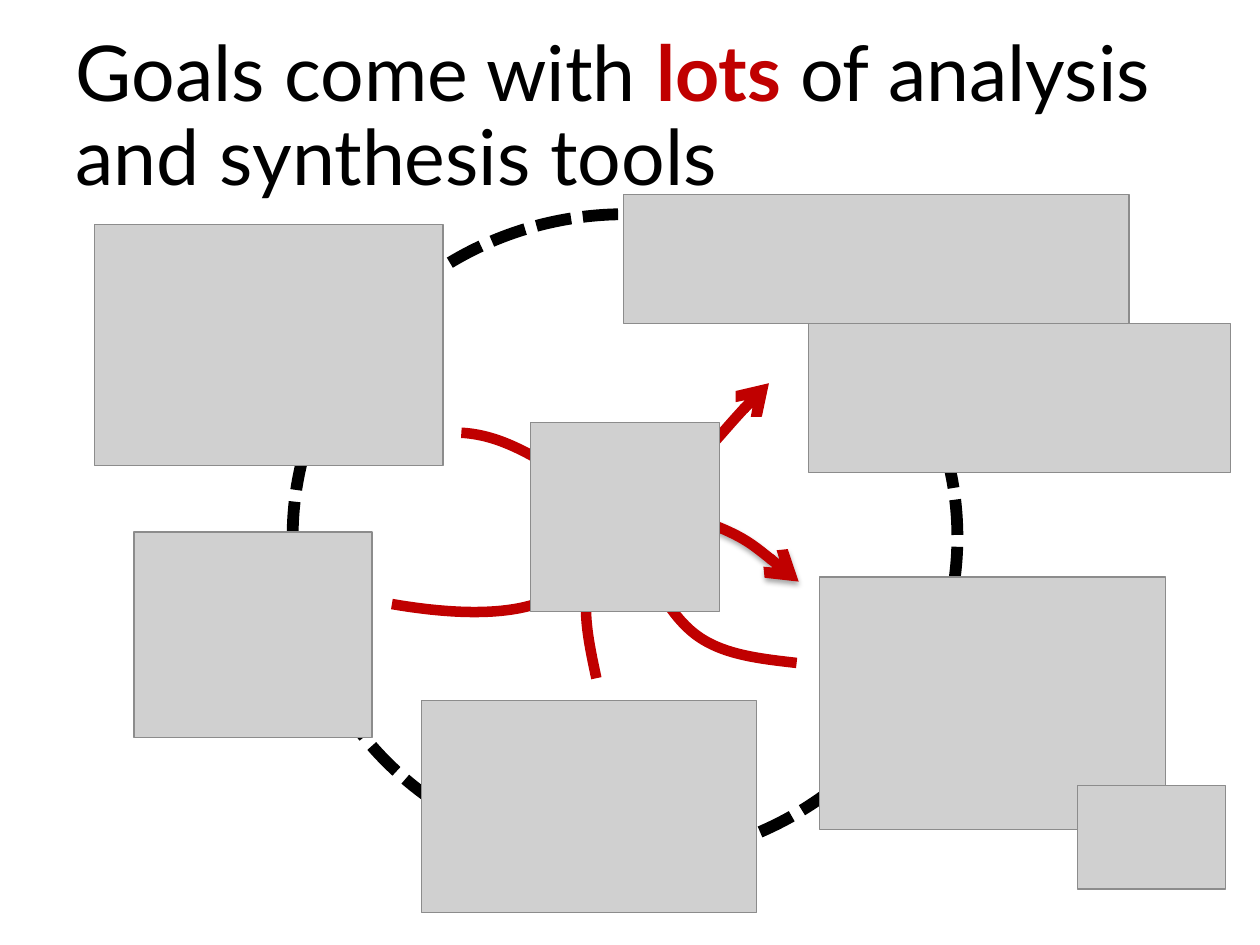
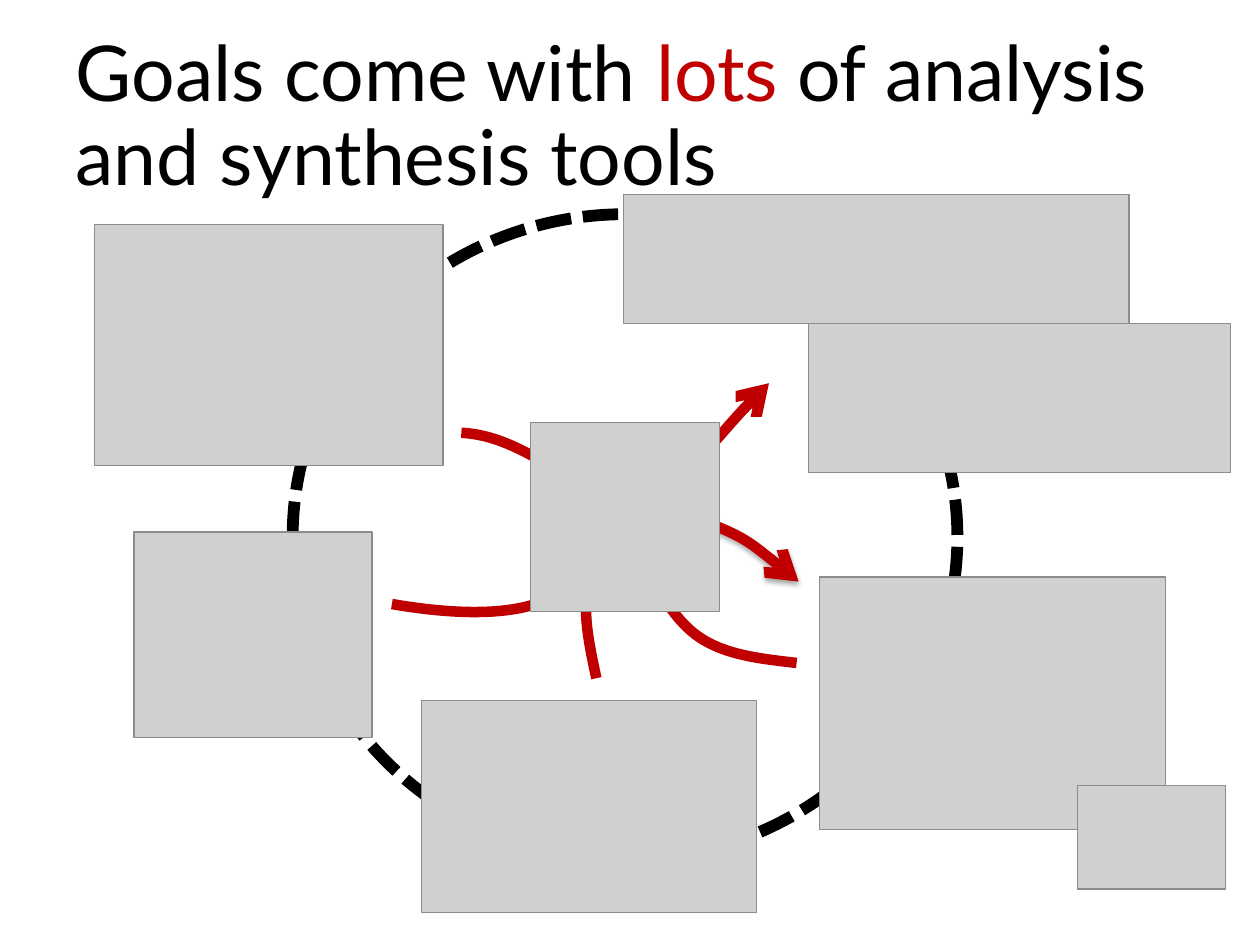
Before and after one commit to blambeau/phd, a slide deck: slide 53 of public-defense/slides.pptx. Drawn at 1260x945 pixels with LibreOffice and Linux fonts; fonts in the diff are those of the drawing; grey boxes stand for pictures. Boxes give left, top, right and bottom in pixels: in the first picture for what was removed or moved away, otherwise in the second. Text is boxed around its words. In the diff, an @@ line names an element or a change of style, - is before the commit and + after.

```diff
--- a/public-defense/slides.pptx
+++ b/public-defense/slides.pptx
@@ title "Goals come with lots of ..." at (x1=76, y1=44, x2=1147, y2=198): bold off in "lots" @@
```
Also in this commit, not shown: 4 other slides changed, 3 slides added, 1 other file.
